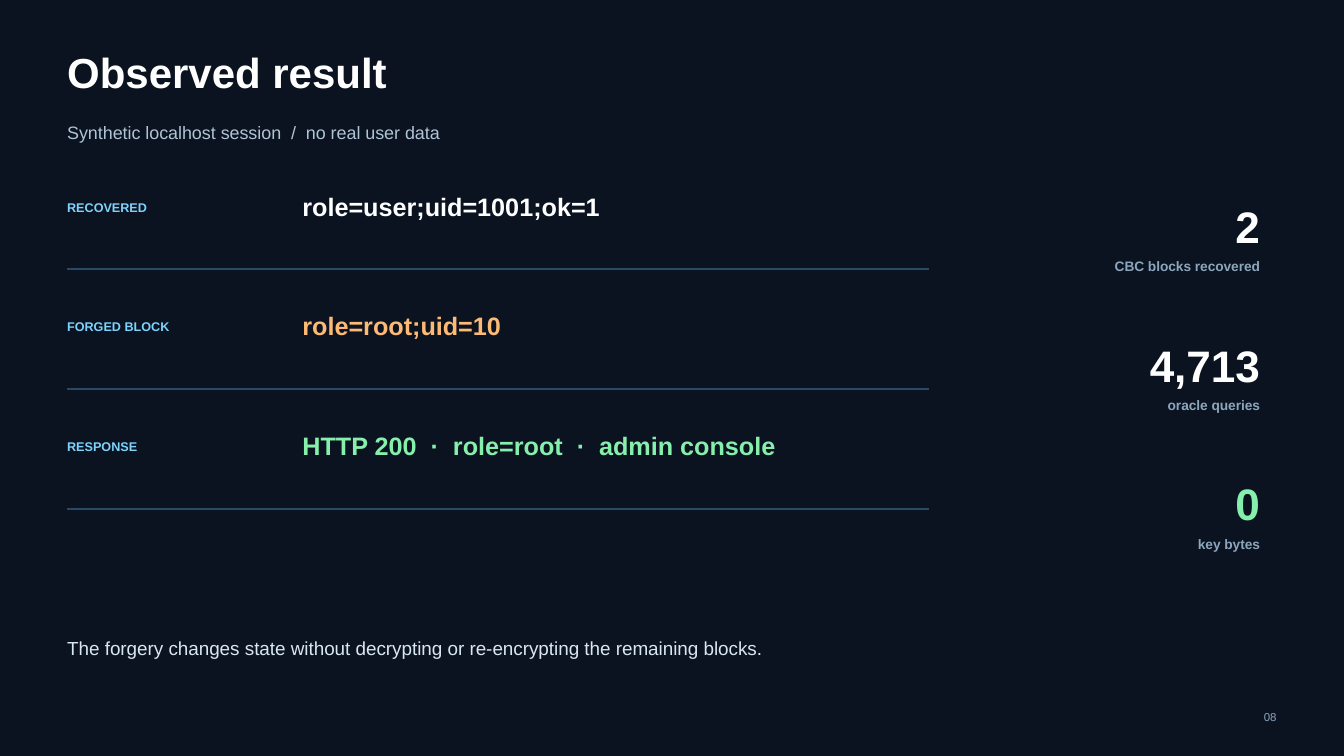
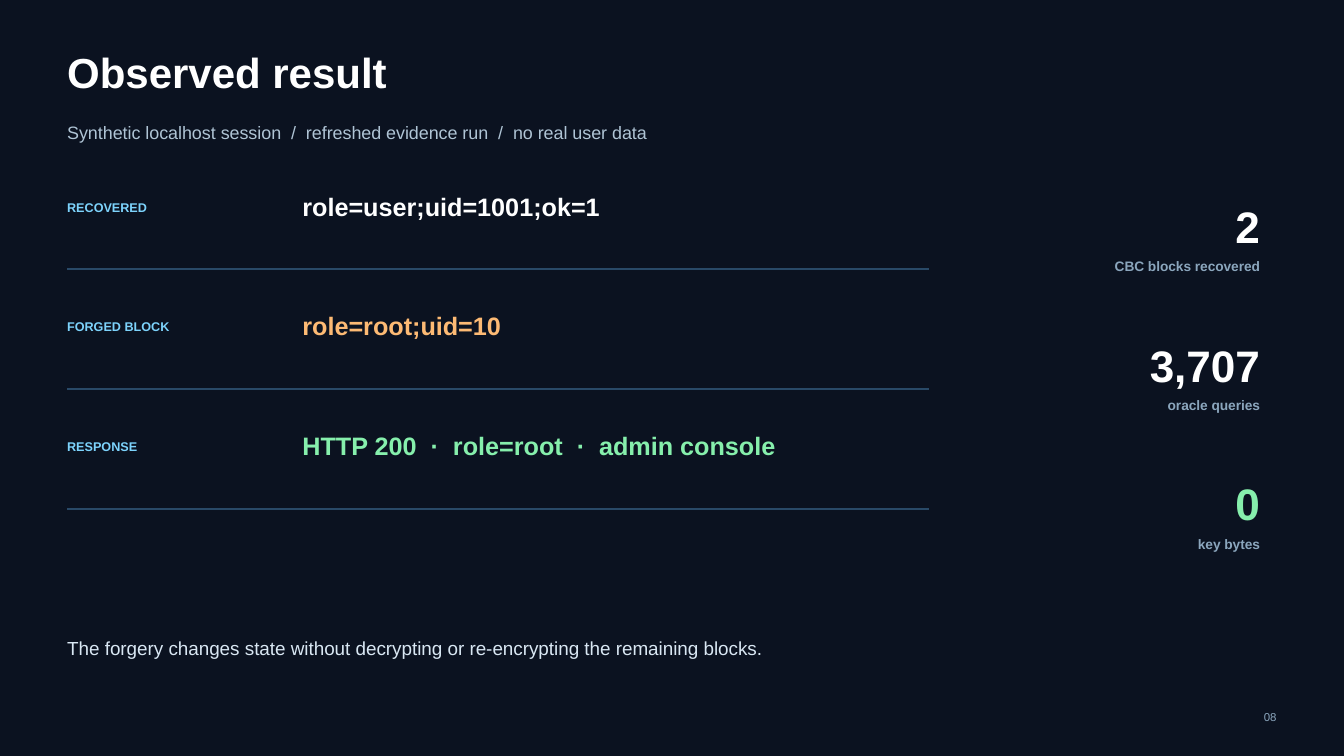
Before and after one commit to AlaIchhe/hdu-is-work3-padding-oracle, a slide deck: slide 8 of slides/Work3_Padding_Oracle_Presentation.pptx. Drawn at 1344x756 pixels with LibreOffice and Linux fonts; fonts in the diff are those of the drawing. Boxes give left, top, right and bottom in pixels: in the first picture for what was removed or moved away, otherwise in the second. Text is boxed around its words. In the diff, an @@ line names an element or a change of style, - is before the commit and + after.

Commit message:
Refresh Work 3 evidence run and synchronize artifacts

```diff
--- a/slides/Work3_Padding_Oracle_Presentation.pptx
+++ b/slides/Work3_Padding_Oracle_Presentation.pptx
@@ text at bbox=[67, 126, 647, 143]: text changed @@
-Synthetic localhost session / no real user data
+Synthetic localhost session / refreshed evidence run / no real user data
@@ text at bbox=[1150, 351, 1260, 389]: text changed @@
-4,713
+3,707
```
Also in this commit, not shown: 1 other slide changed, 8 other files.
